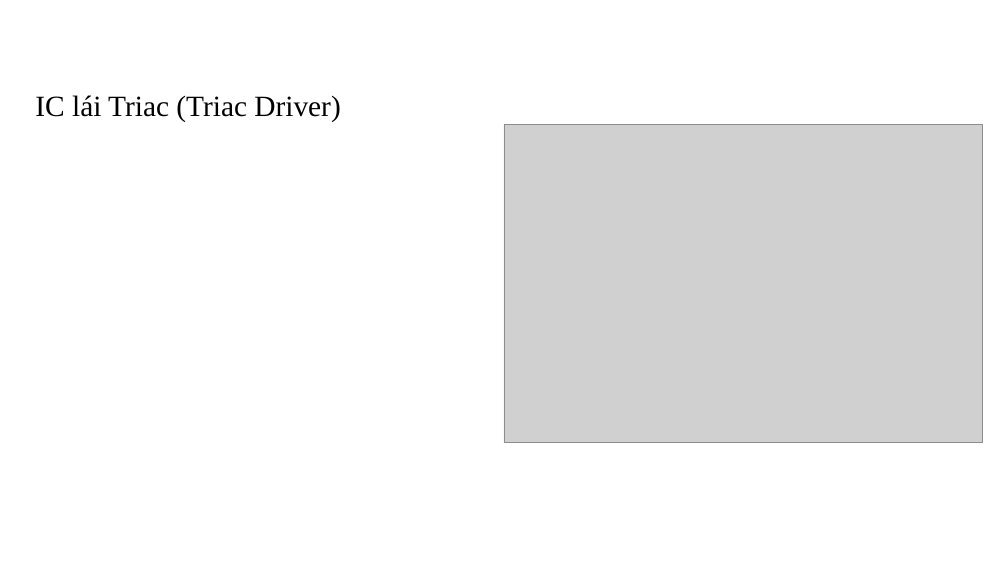
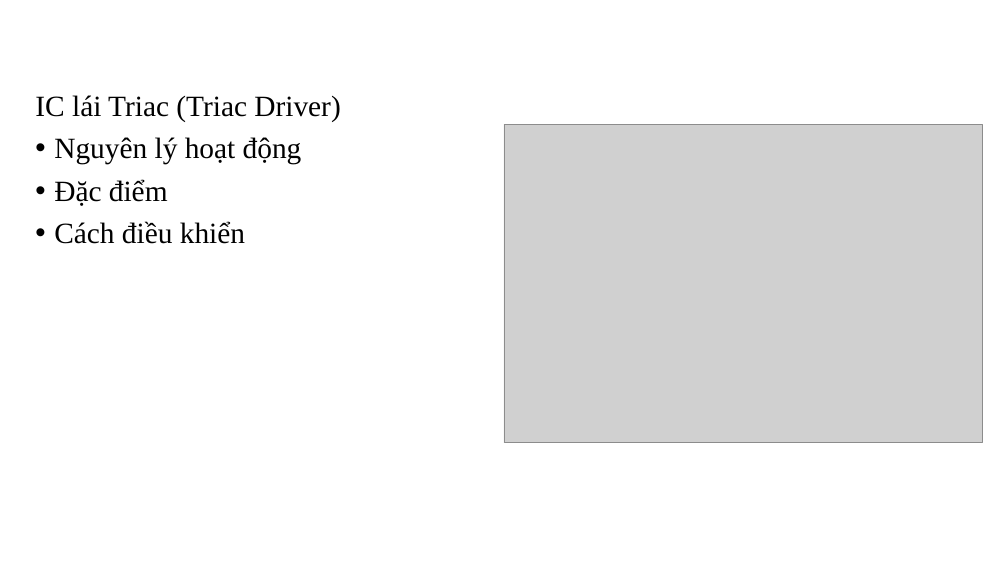
Before and after one commit to kurooroo/DATN, a slide deck: slide 8 of documents/20210111_NguyenTuanAnh_ppt.pptx. Drawn at 1008x567 pixels with LibreOffice and Linux fonts; fonts in the diff are those of the drawing; grey boxes stand for pictures; background and template pictures are left out. Boxes give left, top, right and bottom in pixels: in the first picture for what was removed or moved away, otherwise in the second. Text is boxed around its words. In the diff, an @@ line names an element or a change of style, - is before the commit and + after.

```diff
--- a/documents/20210111_NguyenTuanAnh_ppt.pptx
+++ b/documents/20210111_NguyenTuanAnh_ppt.pptx
@@ text at <box>54,137,302,244</box>: paragraphs added @@
+• Nguyên lý hoạt động
+• Đặc điểm
+• Cách điều khiển
```
Also in this commit, not shown: 12 other slides changed, 19 other files.
